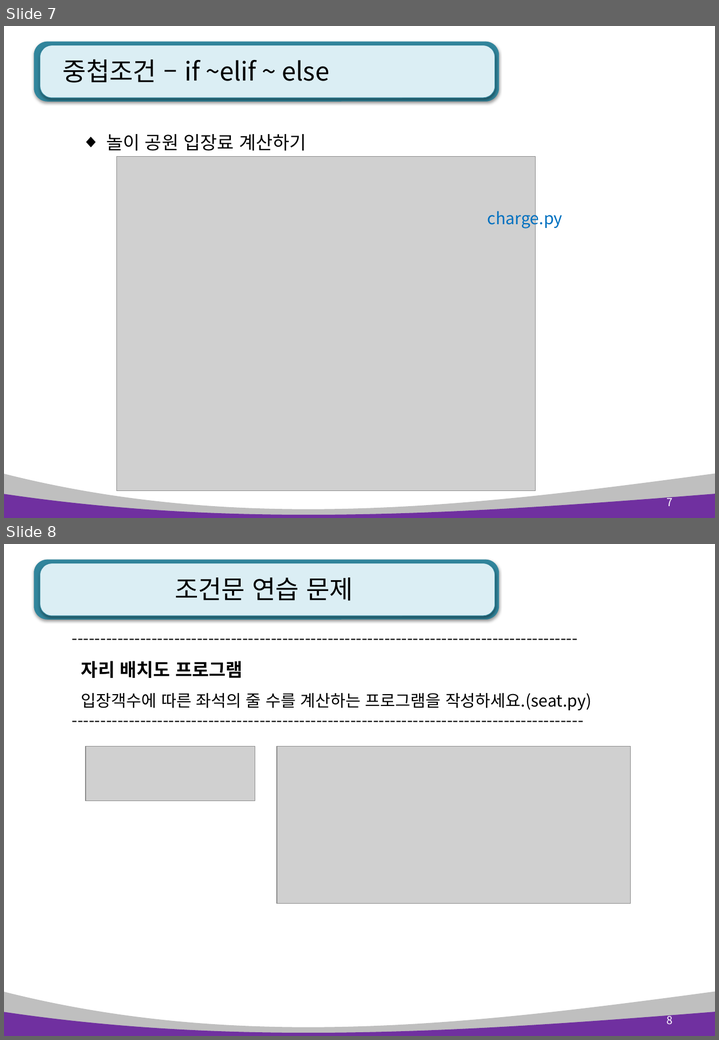
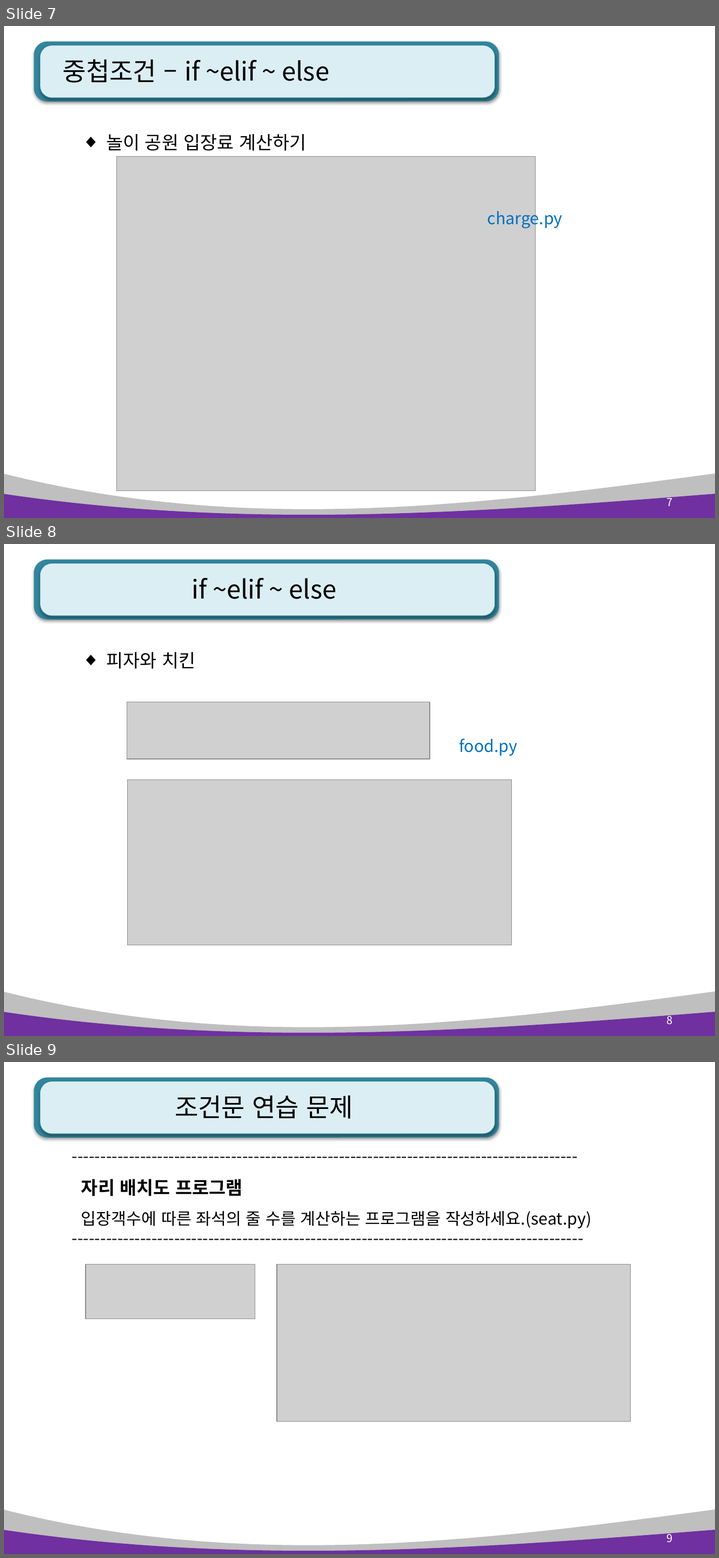
Before and after one commit to kiyongee2/green_pyworks, a slide deck: python_ppt_2023/Python 3장. 제어문(조건, 반복).pptx. Shown one above the other, each under a label of ours: slides 7 and 8 before the commit, slides 7, 8 and 9 after it. The pictures are 719x1040 and 719x1558 pixels, drawn with LibreOffice and Linux fonts; fonts in the diff are those of the drawing; grey boxes stand for pictures. Boxes give left, top, right and bottom in pixels: in the first picture for what was removed or moved away, otherwise in the second. Text is boxed around its words. In the diff, an @@ line names an element or a change of style, - is before the commit and + after.

```diff
--- a/python_ppt_2023/Python 3장. 제어문(조건, 반복).pptx
+++ b/python_ppt_2023/Python 3장. 제어문(조건, 반복).pptx
@@ slide 8 added at (4, 544, 715, 1036), background #FFFFFF; not listed: 4 template elements that a slide beside it also shows @@
@@ title added at (191, 577, 337, 599), 28 pt, text #000000 @@
+if ~elif ~ else
@@ text added at (106, 652, 195, 669), 20 pt, text #000000 @@
+◆ 피자와 치킨
@@ picture added at (127, 702, 429, 759) @@
@@ text added at (459, 738, 517, 756), 18 pt, text #0070C0 @@
+food.py
@@ picture added at (127, 779, 511, 945) @@
@@ page number added at (667, 1013, 673, 1024), 12 pt, text #FFFFFF @@
+8
@@ what was slide 8 is now slide 9 @@
@@ page number at (667, 1531, 673, 1542): text changed @@
-8
+9
```
Also in this commit, not shown: 8 slides changed, 4 other slides added, 3 other files.
